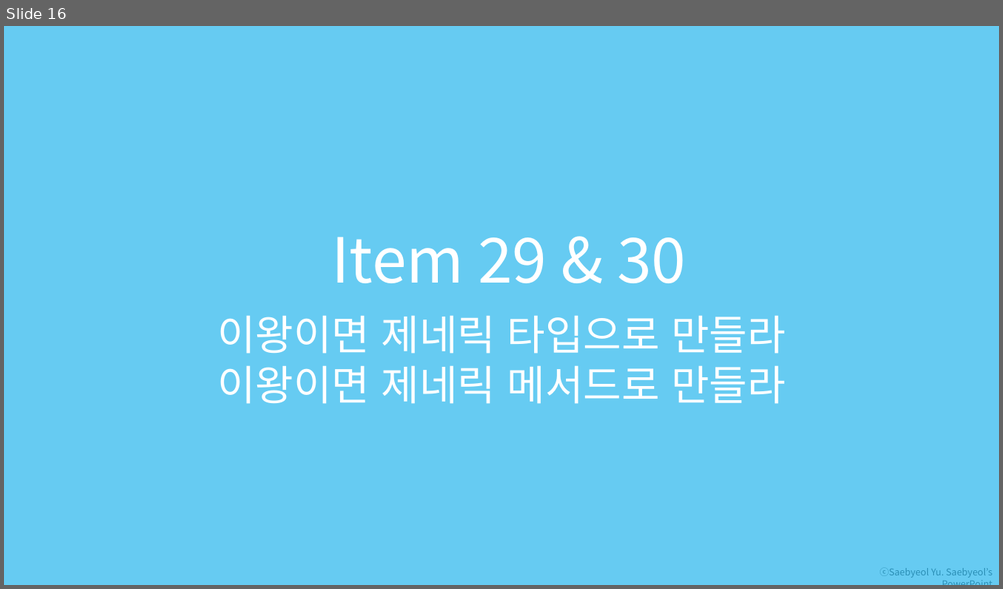
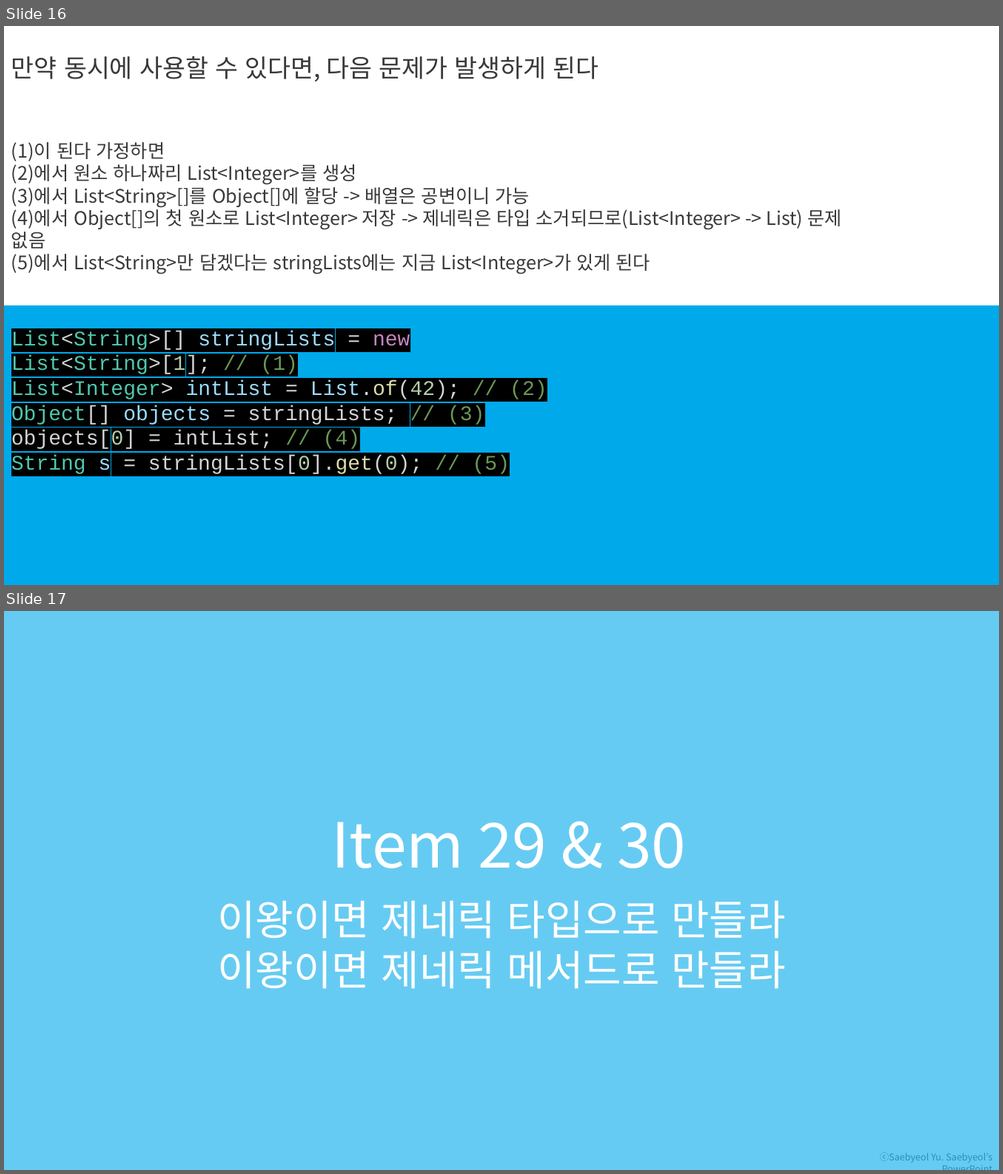
Before and after one commit to ProsyncStudy/EffectiveJava_3e, a slide deck: markdown/ch5.pptx. Shown one above the other, each under a label of ours: slide 16 before the commit, slides 16 and 17 after it. The pictures are 1003x589 and 1003x1174 pixels, drawn with LibreOffice and Linux fonts; fonts in the diff are those of the drawing. Boxes give left, top, right and bottom in pixels: in the first picture for what was removed or moved away, otherwise in the second. Text is boxed around its words. In the diff, an @@ line names an element or a change of style, - is before the commit and + after.

```diff
--- a/markdown/ch5.pptx
+++ b/markdown/ch5.pptx
@@ slide 16 added at bbox=[4, 26, 999, 585], background #FFFFFF; not listed: 1 template element that a slide beside it also shows @@
@@ text added at bbox=[11, 56, 599, 82], 24 pt, text #3A3838 @@
+만약 동시에 사용할 수 있다면, 다음 문제가 발생하게 된다
@@ text added at bbox=[11, 142, 841, 275], 18 pt, text #3A3838 @@
+(1)이 된다 가정하면
+(2)에서 원소 하나짜리 List<Integer>를 생성
+(3)에서 List<String>[]를 Object[]에 할당 -> 배열은 공변이니 가능
+(4)에서 Object[]의 첫 원소로 List<Integer> 저장 -> 제네릭은 타입 소거되므로(List<Integer> -> List) 문제 없음
+(5)에서 List<String>만 담겠다는 stringLists에는 지금 List<Integer>가 있게 된다
@@ rectangle added at bbox=[4, 306, 999, 585], fill #00A9EA @@
@@ text added at bbox=[11, 331, 546, 476], 20 pt, text #D4D4D4 @@
+List<String>[] stringLists = new List<String>[1]; // (1)
+List<Integer> intList = List.of(42); // (2)
+Object[] objects = stringLists; // (3)
+objects[0] = intList; // (4)
+String s = stringLists[0].get(0); // (5)
@@ what was slide 16 is now slide 17 @@
```
Also in this commit, not shown: 4 slides changed.
